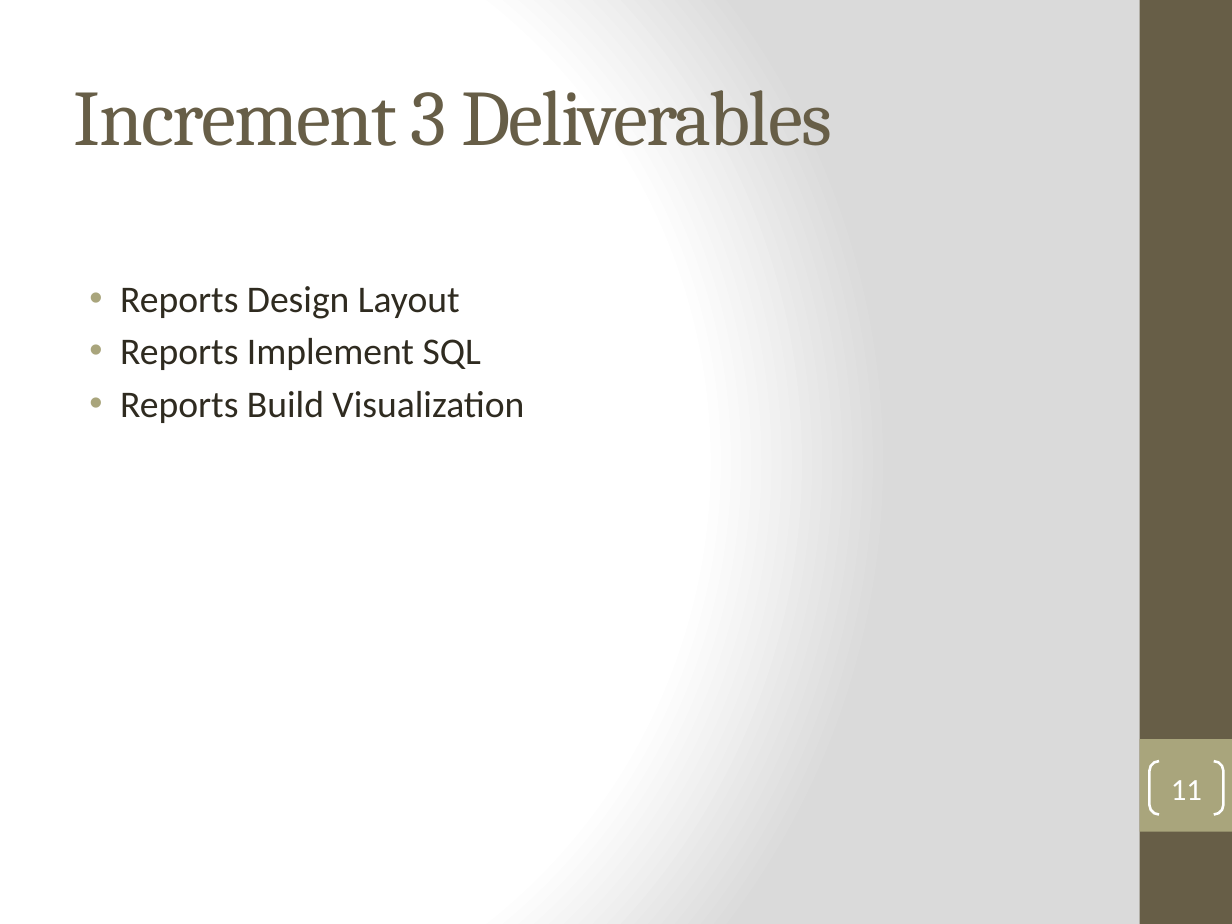
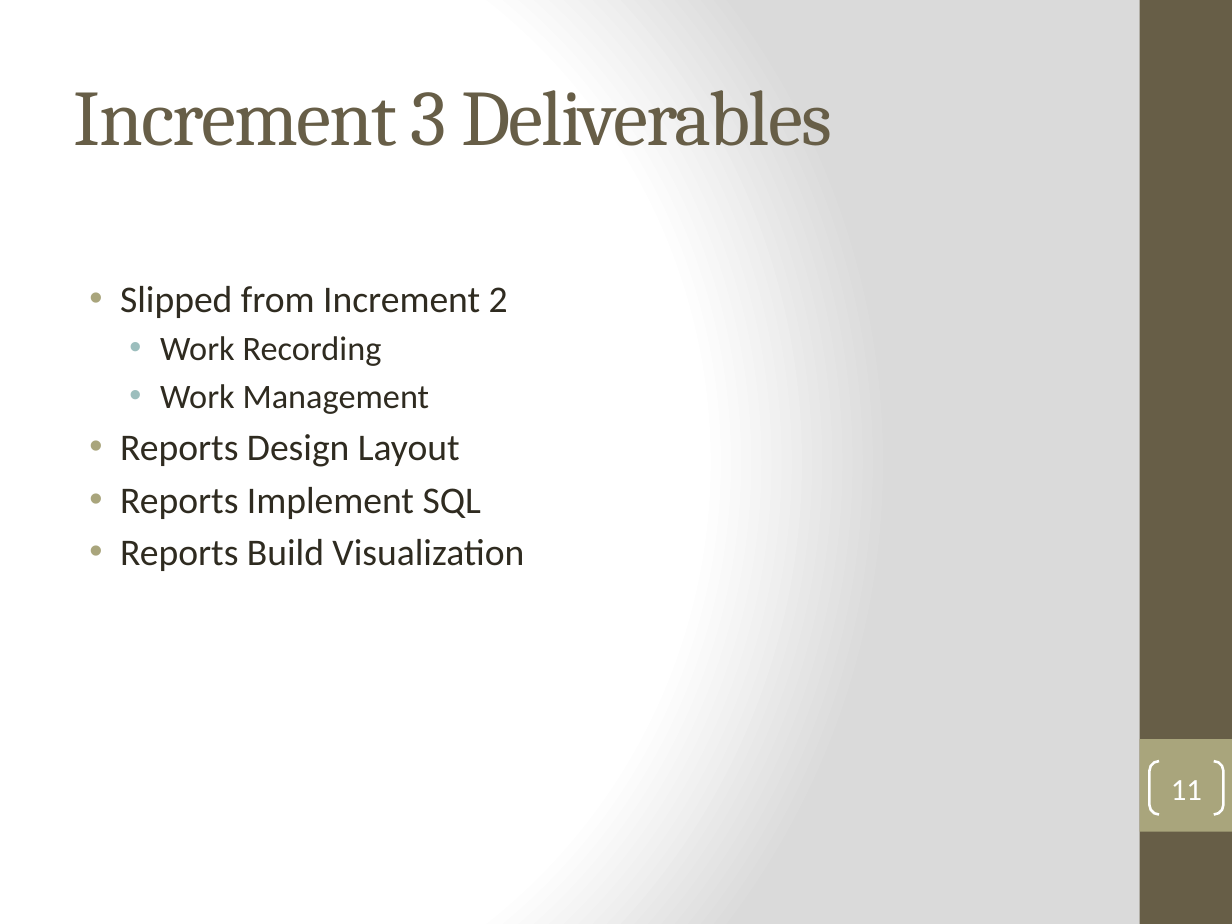
Before and after one commit to DanLain/ProjectManagement, a slide deck: slide 11 of Iteration 2 PowerPoint/Team 3 Iteration 2.pptx. Drawn at 1232x924 pixels with LibreOffice and Linux fonts; fonts in the diff are those of the drawing. Boxes give left, top, right and bottom in pixels: in the first picture for what was removed or moved away, otherwise in the second. Text is boxed around its words. In the diff, an @@ line names an element or a change of style, - is before the commit and + after.

```diff
--- a/Iteration 2 PowerPoint/Team 3 Iteration 2.pptx
+++ b/Iteration 2 PowerPoint/Team 3 Iteration 2.pptx
@@ text at (x1=120, y1=286, x2=508, y2=414): paragraphs added @@
+• Slipped from Increment 2
+  • Work Recording
+  • Work Management
```
Also in this commit, not shown: 1 other slide changed, 20 other files.
